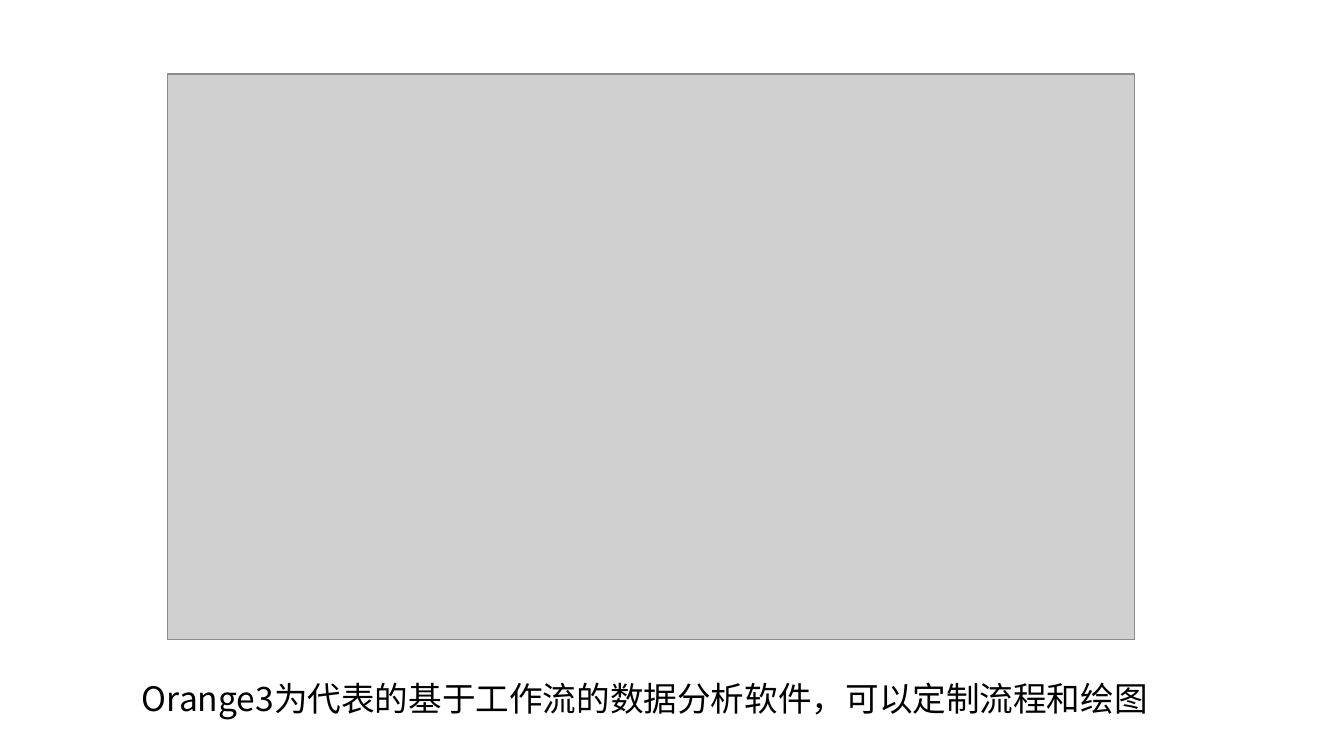
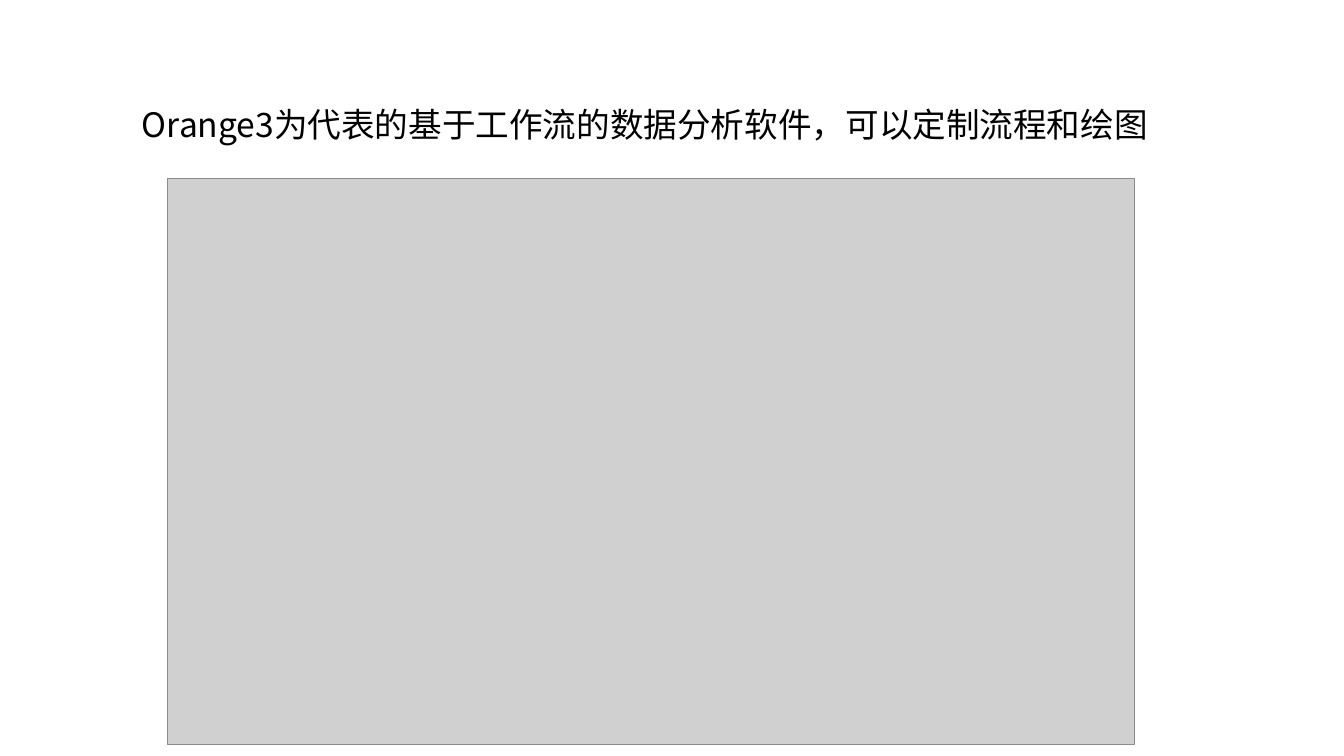
Before and after one commit to czyt1988/data-workbench, a slide deck: slide 4 of doc/DataWorkFlow-chart.pptx. Drawn at 1344x756 pixels with LibreOffice and Linux fonts; fonts in the diff are those of the drawing; grey boxes stand for pictures. Boxes give left, top, right and bottom in pixels: in the first picture for what was removed or moved away, otherwise in the second. Text is boxed around its words. In the diff, an @@ line names an element or a change of style, - is before the commit and + after.

```diff
--- a/doc/DataWorkFlow-chart.pptx
+++ b/doc/DataWorkFlow-chart.pptx
@@ text "Orange3为代表的基于工作流的数据分析软件，可以定制流程和绘图": place and size @@
-text "Orange3为代表的基于工作流的数据分析软件，可以定制流程和绘图" at bbox=[142, 682, 1148, 720]
+text "Orange3为代表的基于工作流的数据分析软件，可以定制流程和绘图" at bbox=[142, 108, 1148, 146]
@@ picture: place and size @@
-picture at bbox=[167, 74, 1134, 639]
+picture at bbox=[167, 178, 1134, 744]
```
Also in this commit, not shown: 8 other slides changed, 5 slides added, 1 slide removed, 25 other files.
